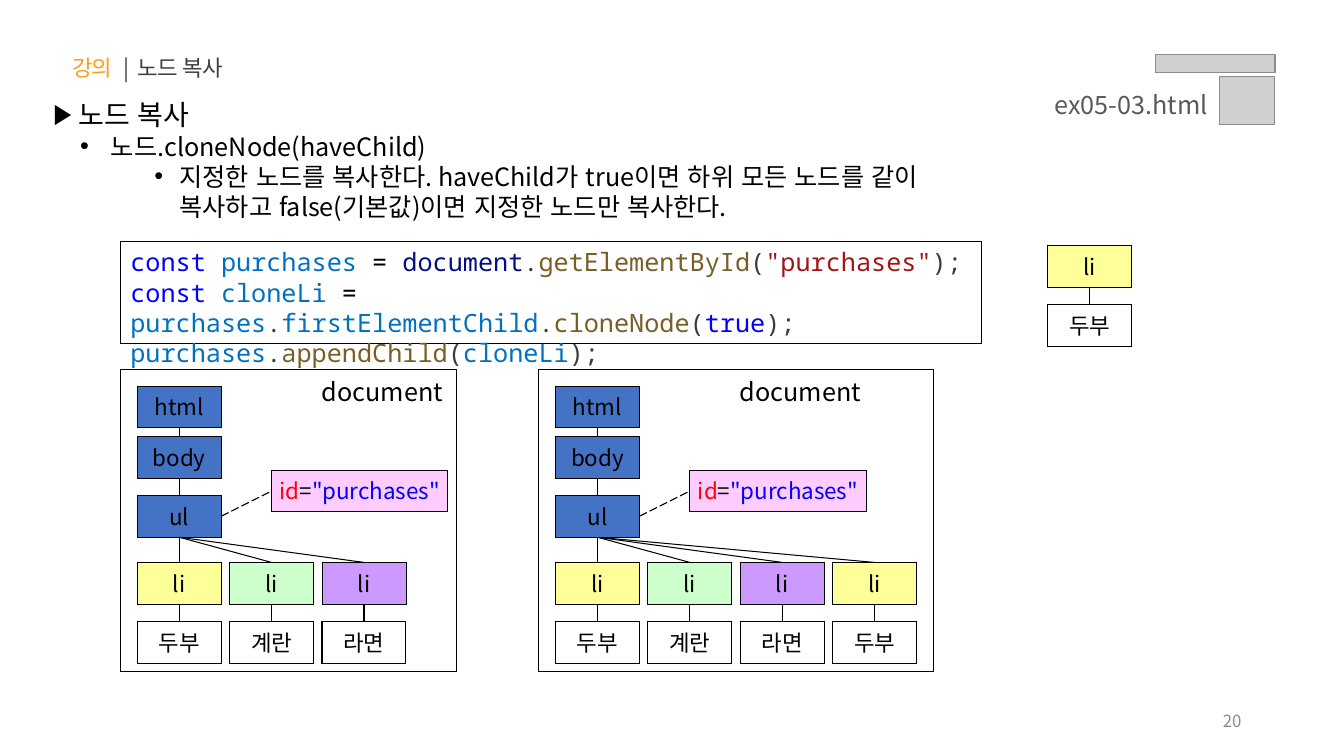
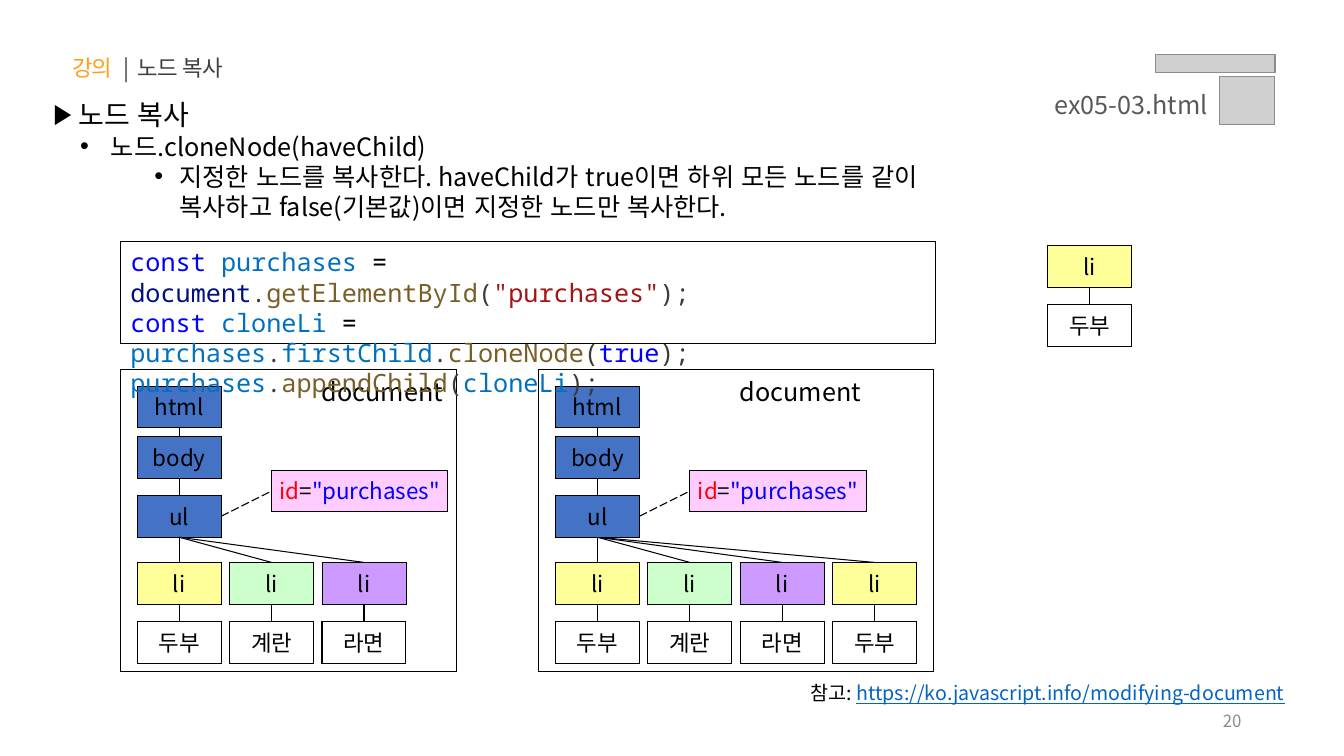
Before and after one commit to yebin-jeong/learn-js, a slide deck: slide 20 of PPT/05.자바스크립트 - 클라이언트 사이드(Event, DOM, Ajax, Web APIs).pptx. Drawn at 1344x756 pixels with LibreOffice and Linux fonts; fonts in the diff are those of the drawing; grey boxes stand for pictures. Boxes give left, top, right and bottom in pixels: in the first picture for what was removed or moved away, otherwise in the second. Text is boxed around its words. In the diff, an @@ line names an element or a change of style, - is before the commit and + after.

```diff
--- a/PPT/05.자바스크립트 - 클라이언트 사이드(Event, DOM, Ajax, Web APIs).pptx
+++ b/PPT/05.자바스크립트 - 클라이언트 사이드(Event, DOM, Ajax, Web APIs).pptx
@@ rectangle "const purchases = document.getElementById("purchases");": place and size @@
-rectangle "const purchases = document.getElementById("purchases");" at (120,242,981,344)
+rectangle "const purchases = document.getElementById("purchases");" at (120,242,935,344)
@@ text in rectangle at (130,313,689,368): text changed @@
-const cloneLi = purchases.firstElementChild.cloneNode(true);
+const cloneLi = purchases.firstChild.cloneNode(true);
@@ text added at (810,683,1284,705), 14 pt, text #0563C1, underline @@
+참고: https://ko.javascript.info/modifying-document
```
Also in this commit, not shown: 32 other slides changed.
